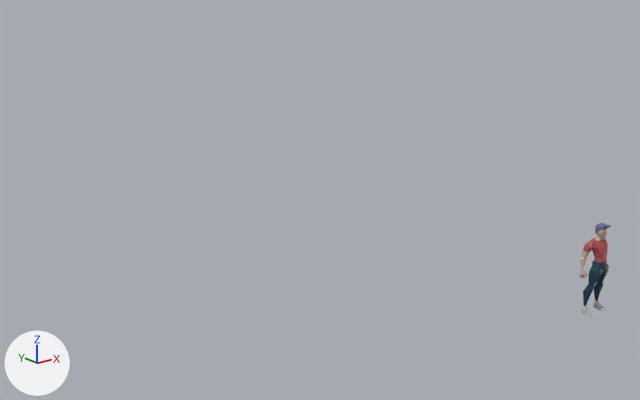
Before and after pictures for a commit that changed the Blender file Blender/persona_1.blend.
Rendered twice from a camera (50 mm lens) standing at (-16.57, -10.51, 8.39) and looking at (-3.71, 5.57, 1.96). Every picture has the same lights, and +X, +Y and +Z are marked at lower left. The first picture is the older version.

In view in the first picture: 'brazoDer', 'cabeza', 'piernaDer', 'piernaIzq', 'torso' and 1 more.
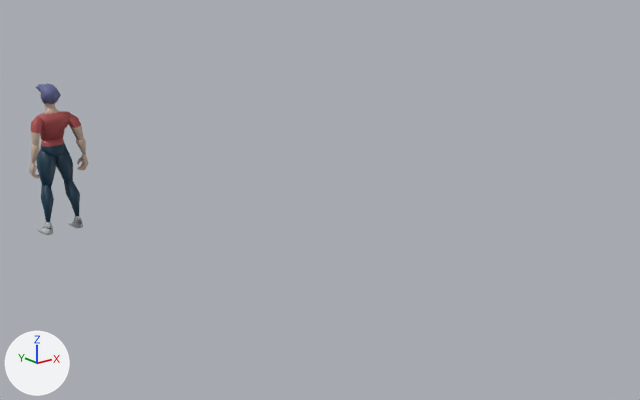
The change, as a diff of the scene's bpy script:
```diff
--- a/Blender/persona_1.blend.py
+++ b/Blender/persona_1.blend.py
@@ ob_cabeza @@
 ob_cabeza = bpy.data.objects.new('cabeza', me_cube_001)
-ob_cabeza.location = (0.0, 0.0, 1.82)
-ob_cabeza.scale = (0.114, 0.114, 0.114)
+ob_cabeza.location = (-7.85, 11.93, 4.06)
+ob_cabeza.rotation_euler = (0.0, 0.0, 3.161)  # degrees (0, 0, 181)
+ob_cabeza.scale = (0.21, 0.21, 0.21)
@@ ob_torso @@
 ob_torso = bpy.data.objects.new('torso', me_cube_002)
-ob_torso.location = (0.0, 0.0, 1.42)
-ob_torso.scale = (0.198, 0.198, 0.198)
+ob_torso.location = (-7.85, 11.93, 3.32)
+ob_torso.rotation_euler = (0.0, 0.0, 3.161)  # degrees (0, 0, 181)
+ob_torso.scale = (0.368, 0.368, 0.368)
@@ ob_brazoizq @@
 ob_brazoizq = bpy.data.objects.new('brazoIzq', me_cube_004)
-ob_brazoizq.location = (0.28, 0.27, 1.41)
-ob_brazoizq.rotation_euler = (0.0682, -0.26, -0.128)  # degrees (3.9, -15, -7.3)
-ob_brazoizq.scale = (0.0612, 0.0612, 0.146)
+ob_brazoizq.location = (-8.36, 11.42, 3.3)
+ob_brazoizq.rotation_euler = (0.0682, -0.26, 3.033)  # degrees (3.9, -15, 174)
+ob_brazoizq.scale = (0.113, 0.113, 0.271)
@@ ob_piernaizq @@
 ob_piernaizq = bpy.data.objects.new('piernaIzq', me_cube_007)
-ob_piernaizq.location = (0.11, 0.09, 0.79)
-ob_piernaizq.rotation_euler = (-0.131, -0.226, -0.0937)  # degrees (-7.5, -13, -5.4)
-ob_piernaizq.scale = (0.0909, 0.0954, 0.188)
+ob_piernaizq.location = (-8.05, 11.76, 2.15)
+ob_piernaizq.rotation_euler = (-0.131, -0.226, 3.067)  # degrees (-7.5, -13, 176)
+ob_piernaizq.scale = (0.169, 0.177, 0.348)
@@ ob_brazoder @@
 ob_brazoder = bpy.data.objects.new('brazoDer', me_cube_010)
-ob_brazoder.location = (0.28, 0.27, 1.41)
-ob_brazoder.rotation_euler = (0.0682, -0.26, -0.128)  # degrees (3.9, -15, -7.3)
-ob_brazoder.scale = (0.0612, 0.0612, 0.146)
+ob_brazoder.location = (-8.36, 11.42, 3.3)
+ob_brazoder.rotation_euler = (0.0682, -0.26, 3.033)  # degrees (3.9, -15, 174)
+ob_brazoder.scale = (0.113, 0.113, 0.271)
@@ ob_piernader @@
 ob_piernader = bpy.data.objects.new('piernaDer', me_cube_011)
-ob_piernader.location = (0.11, 0.09, 0.79)
-ob_piernader.rotation_euler = (-0.131, -0.226, -0.0937)  # degrees (-7.5, -13, -5.4)
-ob_piernader.scale = (0.0909, 0.0954, 0.188)
+ob_piernader.location = (-8.05, 11.76, 2.15)
+ob_piernader.rotation_euler = (-0.131, -0.226, 3.067)  # degrees (-7.5, -13, 176)
+ob_piernader.scale = (0.169, 0.177, 0.348)
```

What differs and where, as boxes [x1, y1, x2, y2] in the pictures (640 x 400 px):
'torso', moved, turned, rescaled
    before: [590, 238, 608, 271]
    after: [37, 111, 70, 160]
'piernaIzq', moved, turned, rescaled
    before: [593, 264, 609, 311]
    after: [36, 150, 56, 235]
'piernaDer', moved, turned, rescaled
    before: [581, 264, 603, 317]
    after: [56, 148, 83, 228]
'brazoDer', moved, turned, rescaled
    before: [579, 241, 593, 278]
    after: [67, 112, 88, 170]
'brazoIzq', moved, turned, rescaled (not visible before)
    after: [29, 116, 44, 178]
'cabello', moved, turned, rescaled
    before: [595, 223, 611, 234]
    after: [36, 84, 61, 104]
'cabeza', moved, turned, rescaled
    before: [595, 229, 607, 241]
    after: [40, 93, 60, 114]
